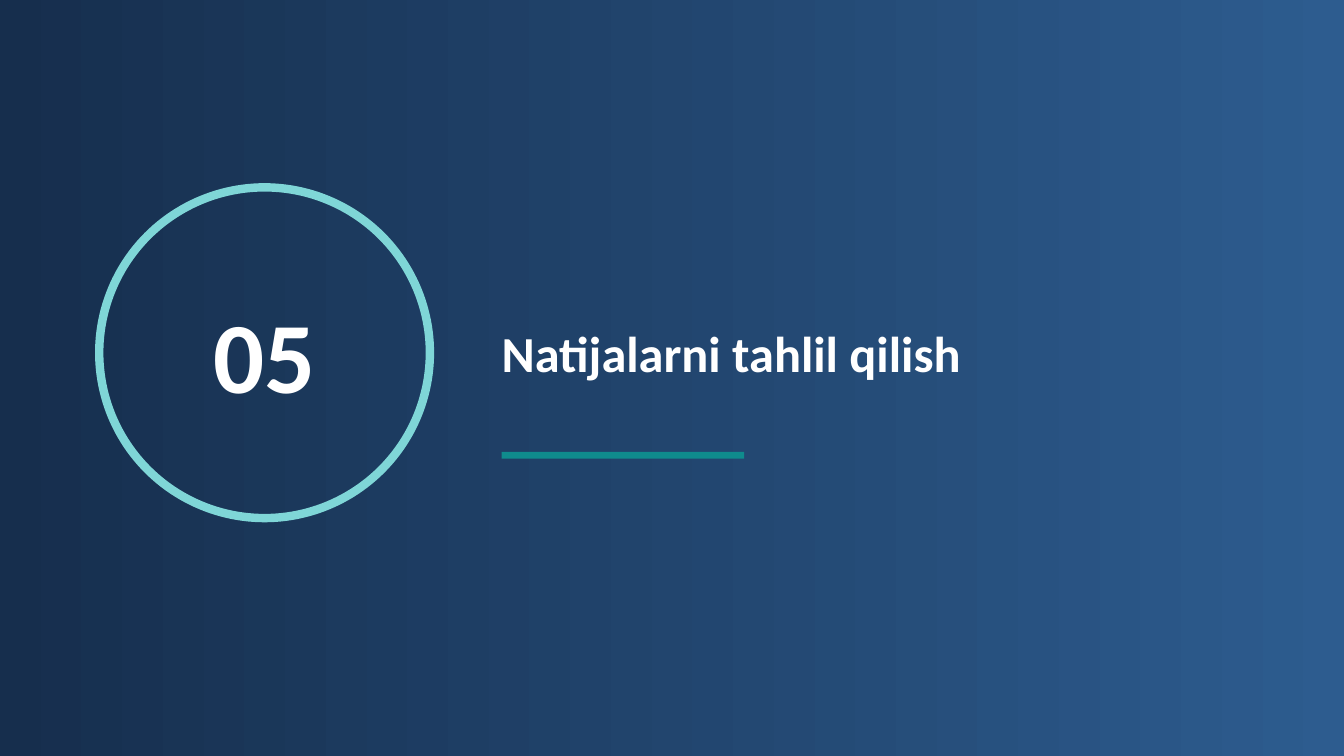
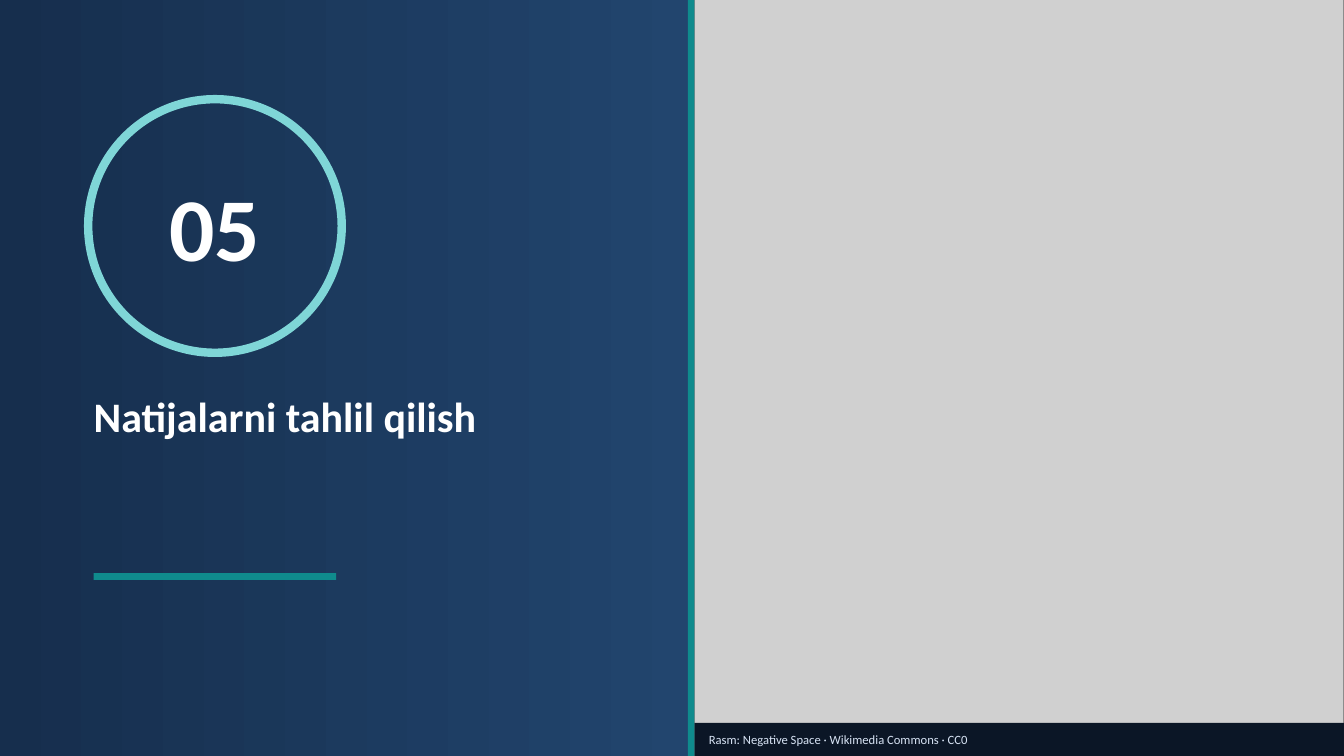
Before and after one commit to sayka7/ktm_labs, a slide deck: slide 31 of slaydlar/A2.pptx. Drawn at 1344x756 pixels with LibreOffice and Linux fonts; fonts in the diff are those of the drawing; grey boxes stand for pictures. Boxes give left, top, right and bottom in pixels: in the first picture for what was removed or moved away, otherwise in the second. Text is boxed around its words. In the diff, an @@ line names an element or a change of style, - is before the commit and + after.

```diff
--- a/slaydlar/A2.pptx
+++ b/slaydlar/A2.pptx
@@ rectangle: place and size @@
-rectangle at (502,452,745,459)
+rectangle at (688,0,695,756)
@@ picture added at (695,0,1344,756) @@
@@ text "05": place and size @@
-text "05" at (213,327,315,394)
+text "05" at (170,202,261,262)
@@ text "05" at (170,202,261,262): size 72 to 64 pt @@
@@ ellipse: place and size @@
-ellipse at (99,188,430,518)
+ellipse at (88,99,342,353)
@@ text "Natijalarni tahlil qilish": place and size @@
-text "Natijalarni tahlil qilish" at (502,336,960,381)
+text "Natijalarni tahlil qilish" at (94,402,477,439)
@@ text "Natijalarni tahlil qilish" at (94,402,477,439): size 36 to 30 pt; vertical alignment middle to top @@
@@ rectangle added at (94,574,337,581), fill #0F8B8D @@
@@ rectangle added at (695,723,1344,756), fill #0B1626 @@
@@ text added at (709,735,968,746), 9 pt, text #D7E3F4 @@
+Rasm: Negative Space · Wikimedia Commons · CC0
```
Also in this commit, not shown: 6 other slides changed, 3 slides added, 15 slides removed, 21 other files.
